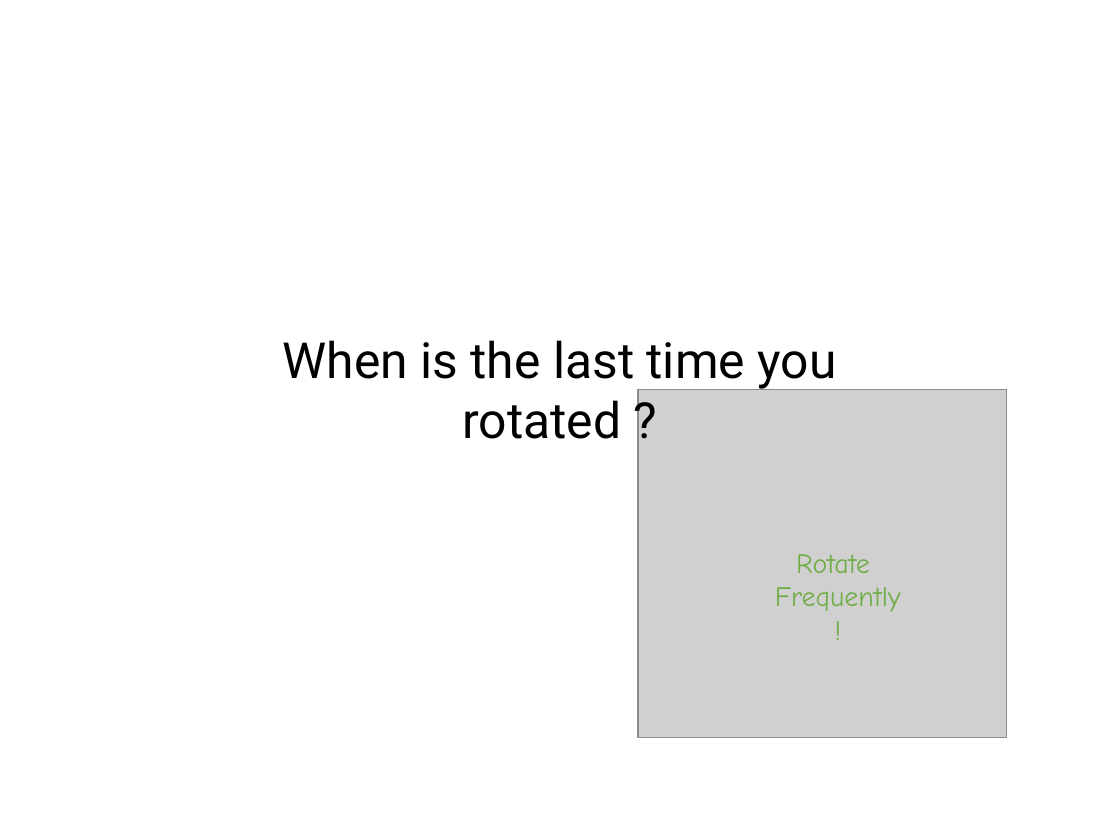
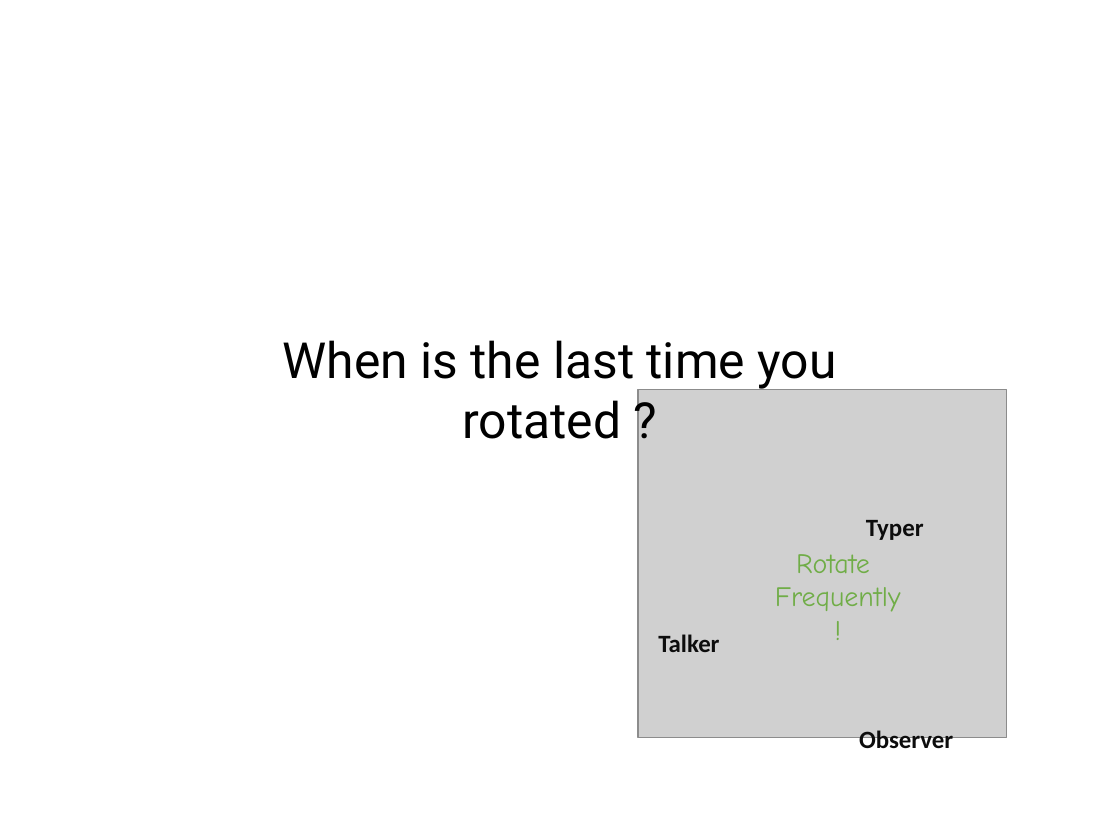
Before and after one commit to LearnWithLlew/Coderetreat.facilitation, a slide deck: slide 7 of Coderetreat - Printouts.pptx. Drawn at 1120x840 pixels with LibreOffice and Linux fonts; fonts in the diff are those of the drawing; grey boxes stand for pictures; background and template pictures are left out. Boxes give left, top, right and bottom in pixels: in the first picture for what was removed or moved away, otherwise in the second. Text is boxed around its words. In the diff, an @@ line names an element or a change of style, - is before the commit and + after.

```diff
--- a/Coderetreat - Printouts.pptx
+++ b/Coderetreat - Printouts.pptx
@@ text added at [866, 520, 924, 540], 16 pt, text #0D0D0D, bold @@
+Typer
@@ text added at [658, 634, 719, 652], 16 pt, text #0D0D0D, bold @@
+Talker
@@ text added at [859, 730, 953, 754], 16 pt, text #0D0D0D, bold @@
+Observer
```
Also in this commit, not shown: 11 other slides changed, 1 other file.
